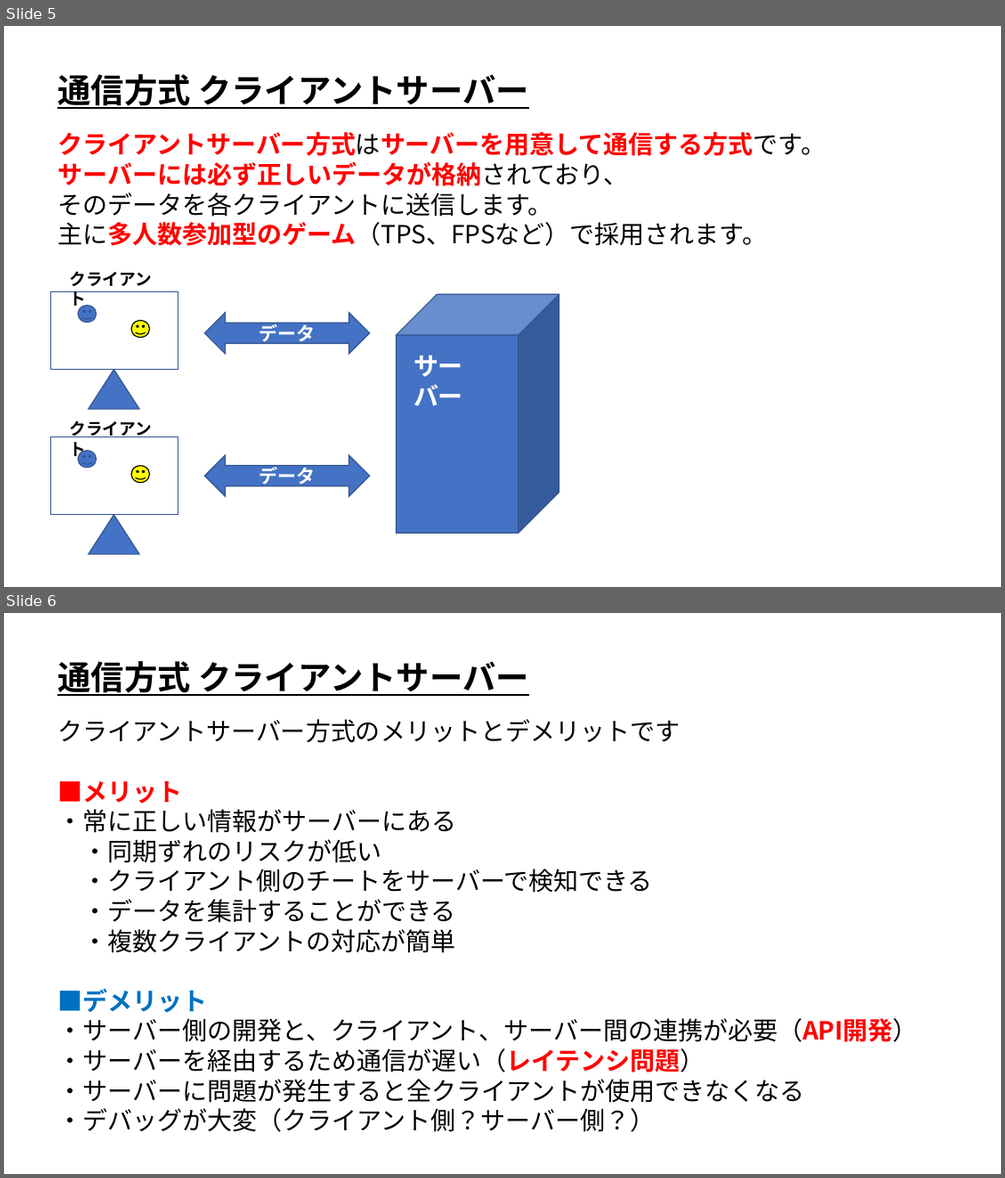
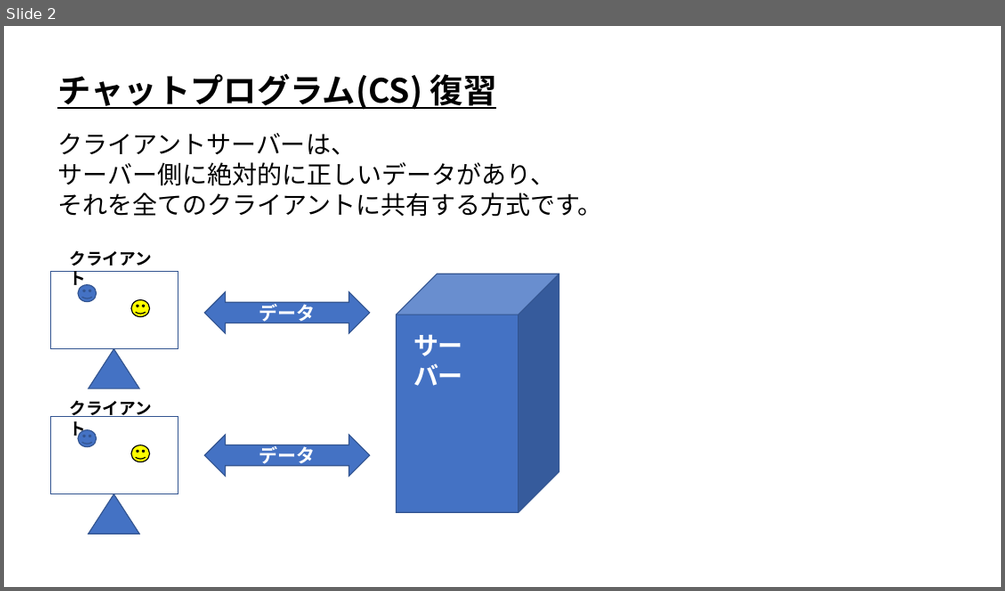
Before and after one commit to ArakiYusuke-Ohara/Textbook, a slide deck: ゲーム科3年/00_前期/オンラインゲームプログラミングⅠ/05_チャットプログラム(CS).pptx. Shown one above the other, each under a label of ours: slides 5 and 6 before the commit, slide 2 after it. The pictures are 1005x1178 and 1005x591 pixels, drawn with LibreOffice and Linux fonts; fonts in the diff are those of the drawing. Boxes give left, top, right and bottom in pixels: in the first picture for what was removed or moved away, otherwise in the second. Text is boxed around its words. In the diff, an @@ line names an element or a change of style, - is before the commit and + after.

Commit message:
コード、スライド微修正

```diff
--- a/ゲーム科3年/00_前期/オンラインゲームプログラミングⅠ/05_チャットプログラム(CS).pptx
+++ b/ゲーム科3年/00_前期/オンラインゲームプログラミングⅠ/05_チャットプログラム(CS).pptx
@@ slide 6 removed at (x1=4, y1=613, x2=1001, y2=1174), background #FFFFFF @@
@@ text removed at (x1=57, y1=661, x2=529, y2=696) @@
-通信方式 クライアントサーバー
@@ text removed at (x1=57, y1=719, x2=917, y2=1132) @@
-クライアントサーバー方式のメリットとデメリットです
-■メリット
-・常に正しい情報がサーバーにある
-・同期ずれのリスクが低い
-・クライアント側のチートをサーバーで検知できる
-・データを集計することができる
-・複数クライアントの対応が簡単
-■デメリット
-・サーバー側の開発と、クライアント、サーバー間の連携が必要（API開発）
-・サーバーを経由するため通信が遅い（レイテンシ問題）
-・サーバーに問題が発生すると全クライアントが使用できなくなる
-・デバッグが大変（クライアント側？サーバー側？）
@@ what was slide 5 is now slide 2 @@
@@ slide 2 changed as well @@
@@ text at (x1=57, y1=74, x2=497, y2=110): text changed @@
-通信方式 クライアントサーバー
+チャットプログラム(CS) 復習
@@ text removed at (x1=57, y1=132, x2=825, y2=246) @@
-クライアントサーバー方式はサーバーを用意して通信する方式です。
-サーバーには必ず正しいデータが格納されており、
-そのデータを各クライアントに送信します。
-主に多人数参加型のゲーム（TPS、FPSなど）で採用されます。
@@ text added at (x1=57, y1=133, x2=602, y2=216), 24 pt, text #000000 @@
+クライアントサーバーは、
+サーバー側に絶対的に正しいデータがあり、
+それを全てのクライアントに共有する方式です。
@@ 2 rectangles, 1 text, 1 smiley face moved together from (x1=50, y1=291, x2=463, y2=515) to (x1=50, y1=272, x2=463, y2=494) @@
@@ 3 smiley faces, 2 texts, 2 left right arrows, 2 triangles, 1 cube moved together from (x1=70, y1=271, x2=558, y2=554) to (x1=70, y1=250, x2=558, y2=534) @@
```
Also in this commit, not shown: 3 slides added, 5 other slides removed, 9 other files.
